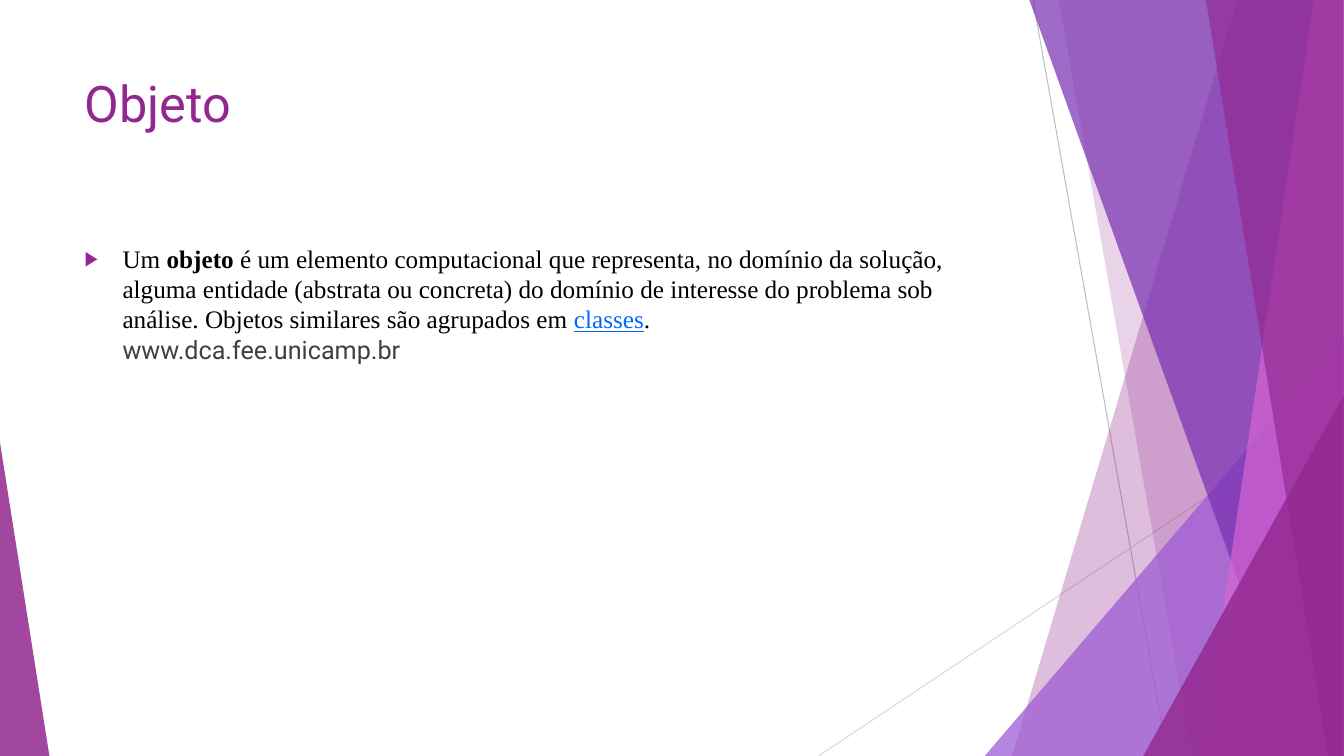
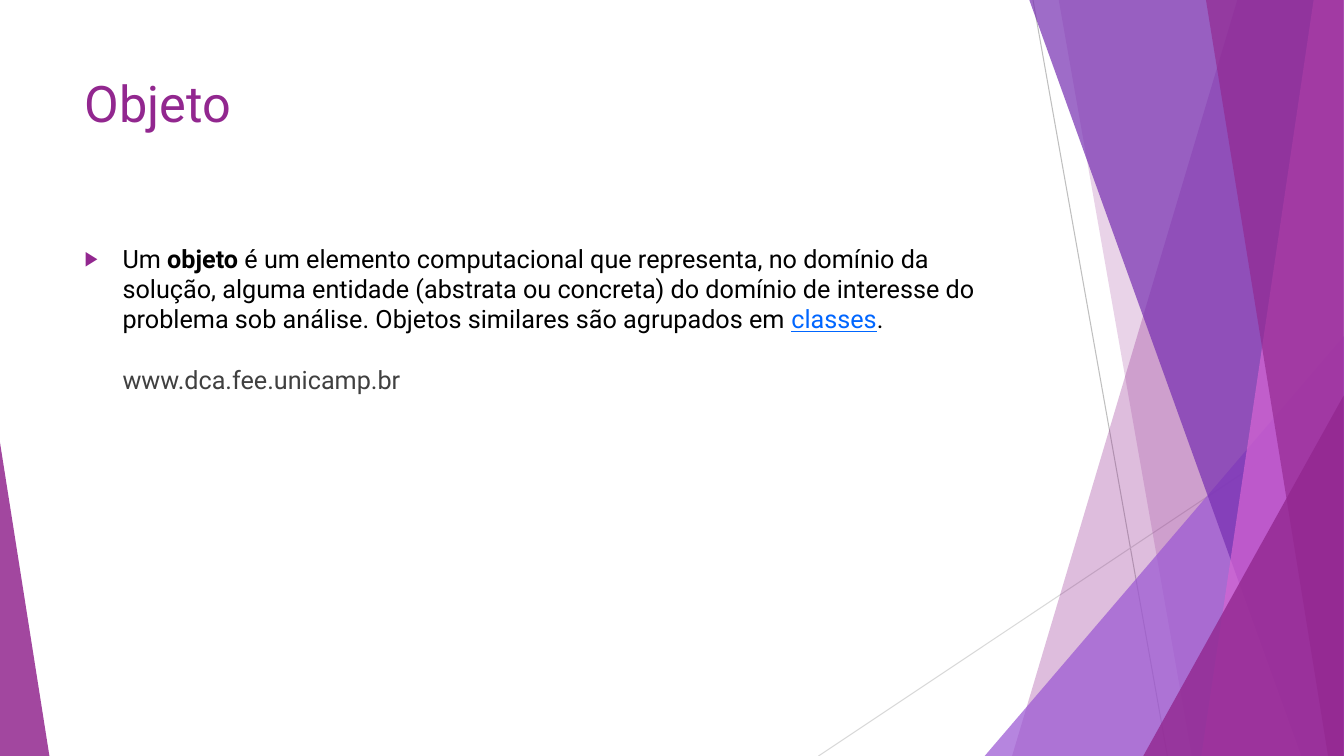
Before and after one commit to Hidekithiago/CSharp, a slide deck: slide 4 of Curso/Curso - cSharp.pptx. Drawn at 1344x756 pixels with LibreOffice and Linux fonts; fonts in the diff are those of the drawing. Boxes give left, top, right and bottom in pixels: in the first picture for what was removed or moved away, otherwise in the second. Text is boxed around its words. In the diff, an @@ line names an element or a change of style, - is before the commit and + after.

```diff
--- a/Curso/Curso - cSharp.pptx
+++ b/Curso/Curso - cSharp.pptx
@@ text "Um objeto é um elemento ..." at bbox=[123, 249, 975, 394]: font Times New Roman to Roboto in "Um objeto é um elemento computacional que ..." @@
```
Also in this commit, not shown: 7 other slides changed, 1 slide added, 1 slide removed, 17 other files.
